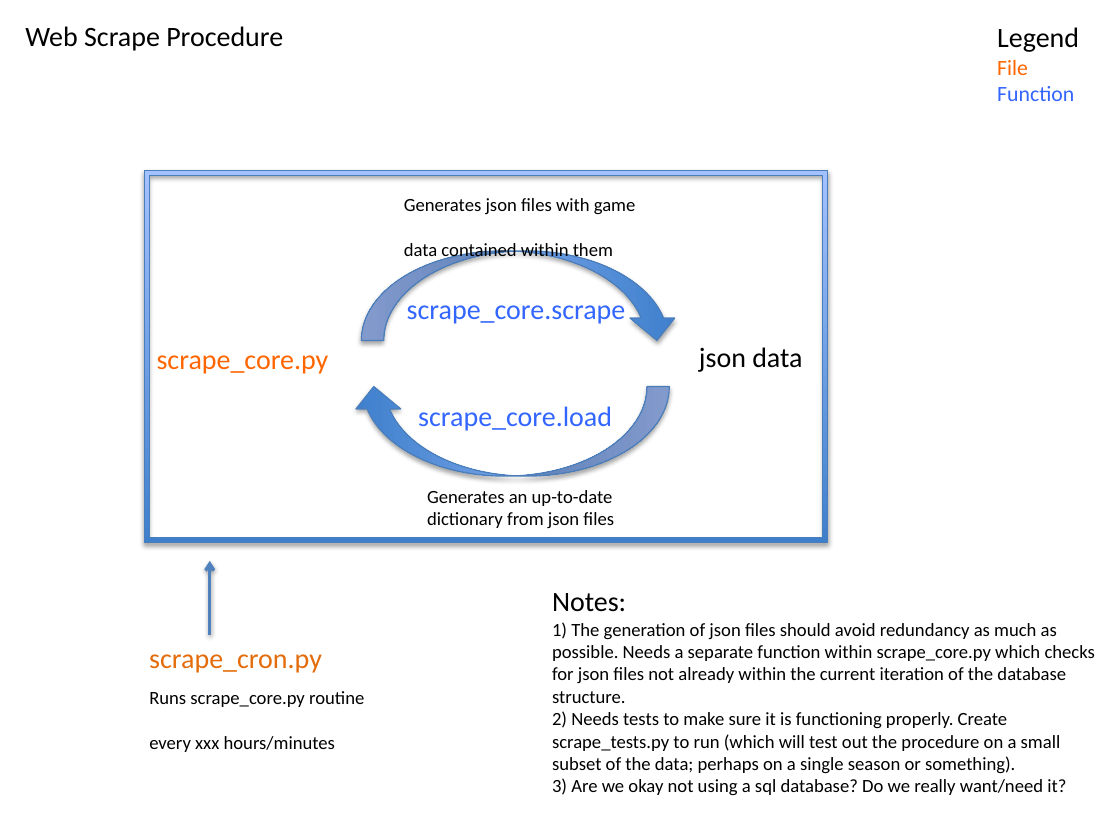
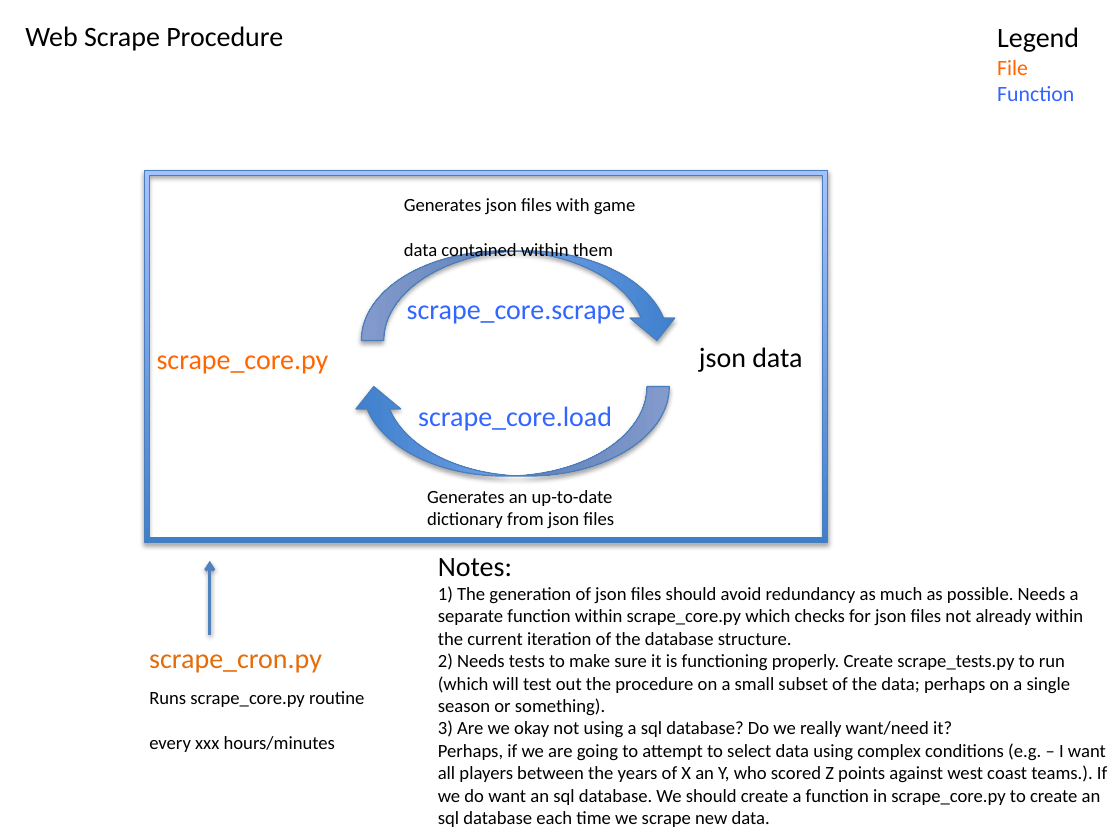
Before and after one commit to BasketBallin/Analytics, a slide deck: slide 1 of docs/WebScrapeProcedure.pptx. Drawn at 1120x840 pixels with LibreOffice and Linux fonts; fonts in the diff are those of the drawing. Boxes give left, top, right and bottom in pixels: in the first picture for what was removed or moved away, otherwise in the second. Text is boxed around its words. In the diff, an @@ line names an element or a change of style, - is before the commit and + after.

Commit message:
Modified WebScrapeProcedure in docs/

```diff
--- a/docs/WebScrapeProcedure.pptx
+++ b/docs/WebScrapeProcedure.pptx
@@ text "Notes: 1) The generation of ...": place and size @@
-text "Notes: 1) The generation of ..." at [552, 593, 1095, 795]
+text "Notes: 1) The generation of ..." at [438, 558, 1107, 827]
@@ text at [438, 653, 1107, 827]: text changed @@
-2) Needs tests to make sure it is functioning properly. Create scrape_tests.py to run (which will test out the procedure on a small subset of the data; perhaps on a single season or something).
-3) Are we okay not using a sql database? Do we really want/need it?
+2) Needs tests to make sure it is functioning properly. Create scrape_tests.py to run (which will test out the procedure on a small subset of the data; perhaps on a single season or something).
+3) Are we okay not using a sql database? Do we really want/need it?
+Perhaps, if we are going to attempt to select data using complex conditions (e.g. – I want all players between the years of X an Y, who scored Z points against west coast teams.). If we do want an sql database. We should create a function in scrape_core.py to create an sql database each time we scrape new data.
```
Also in this commit, not shown: 1 other file.
